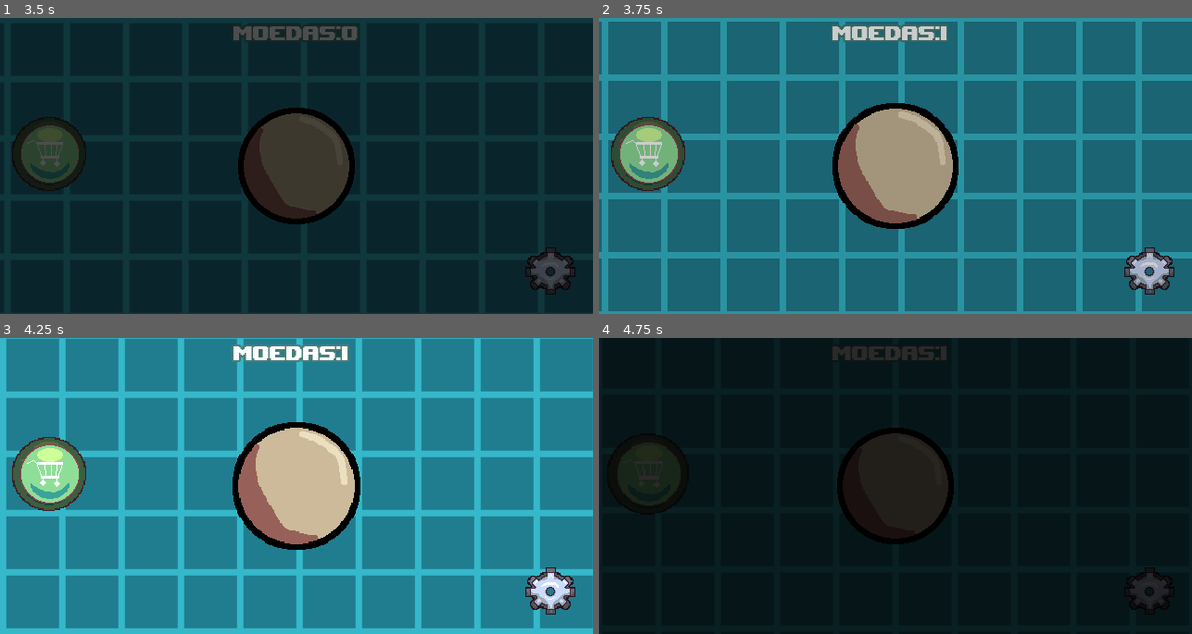
Above: before the commit, frames 1-4 (two rows, left to right).
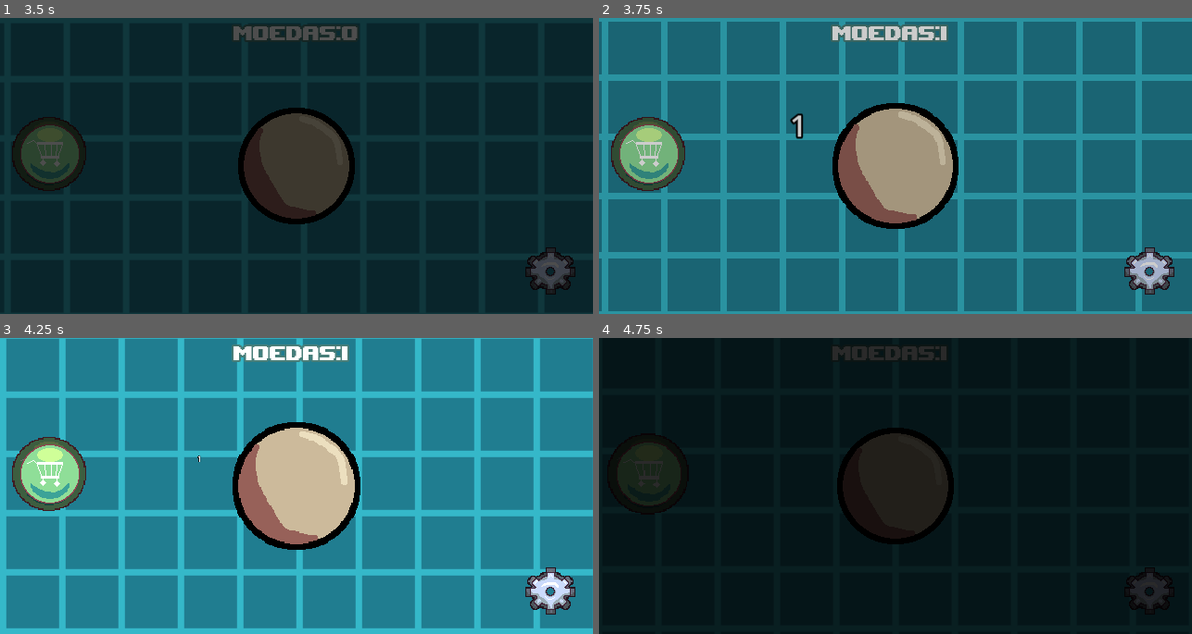
Above: after the commit, the same moments.

Repository: NormyNaoExiste/clicker-remake
Game: Godot game, scene res://Cenas/splash_screen.tscn
The game is run twice, just before and just after one commit, with the same random seed, the same clock (stepped at 60 frames per second) and the same inputs.
Inputs (mouse positions are in pixels of both pictures, inside the frame that each line leads up to):
- Up to frame 1 (3.5 s): move the mouse to (426, 151) at 0.52 s; tap Enter at 1.25 s; move the mouse to (177, 180) at 1.27 s; tap Space at 2 s; move the mouse to (355, 100) at 2.02 s; click "Jogar" at 2.75 s
- Up to frame 2 (3.75 s): click (895, 166) at 3.5 s
- Up to frame 3 (4.25 s): no input
- Up to frame 4 (4.75 s): click (646, 474) at 4.25 s

Frame 1 is identical in both runs. In frame 2, 0.1% of the frame differs, in the area x 32-35%, y 32-41%; in frame 3, less than 0.1%; in frame 4, nothing differs.

Commit message:
Muitas coisas

Diff:
--- /dev/null
+++ b/Cenas/banana.tscn
@@ -0,0 +1,9 @@
+[gd_scene format=3 uid="uid://b1pymtmqyql1b"]
+
+[ext_resource type="Texture2D" uid="uid://c4i2s0d4xu2cv" path="res://Assets/banana.png" id="1_34sqx"]
+
+[node name="Banana" type="Node2D" unique_id=1787389215]
+texture_filter = 1
+
+[node name="Sprite2D" type="Sprite2D" parent="." unique_id=1411340930]
+texture = ExtResource("1_34sqx")
--- a/Cenas/jogo.tscn
+++ b/Cenas/jogo.tscn
@@ -7,6 +7,7 @@
 [ext_resource type="Texture2D" uid="uid://dxnj4xag1srn" path="res://Assets/TiledShaderBG.png" id="2_reiul"]
 [ext_resource type="Script" uid="uid://dvjboovdtakrw" path="res://Scripts/Módulos/TextureButtonModule.gd" id="5_xmmbr"]
 [ext_resource type="FontFile" uid="uid://hovjmv3j7rtg" path="res://Fontes/upheavtt.ttf" id="7_0ekxr"]
+[ext_resource type="Script" uid="uid://dyba67mnupmu3" path="res://Scripts/Sistemas/Orbital.gd" id="7_4aojw"]
 [ext_resource type="PackedScene" uid="uid://bhaxgpb7g1kec" path="res://Cenas/shop_menu.tscn" id="8_p2wm8"]
 [ext_resource type="Script" uid="uid://bs4axo3iyohki" path="res://Scripts/Módulos/ShopUpgradeModule.gd" id="9_r4inx"]
 [ext_resource type="PackedScene" uid="uid://c1d21pv3a3lxf" path="res://Cenas/fade.tscn" id="10_0iqwg"]
@@ -152,6 +153,13 @@
 texture_normal = ExtResource("1_5n27r")
 script = ExtResource("5_xmmbr")
 
+[node name="DisplayNumber" type="Node2D" parent="BotãoPrincipal/Bola" unique_id=357439547]
+position = Vector2(206, 111)
+
+[node name="OrbitalItens" type="Node2D" parent="BotãoPrincipal" unique_id=1257436975]
+position = Vector2(319, 160)
+script = ExtResource("7_4aojw")
+
 [node name="ShopButton" type="TextureButton" parent="." unique_id=1730863142]
 texture_filter = 1
 layout_mode = 1
@@ -413,6 +421,7 @@
 metadata/_edit_use_anchors_ = true
 
 [node name="OptionsScreen" type="Panel" parent="." unique_id=1465400711]
+visible = false
 layout_mode = 1
 anchors_preset = 15
 anchor_right = 1.0
--- a/Cenas/menu_principal.tscn
+++ b/Cenas/menu_principal.tscn
@@ -158,9 +158,22 @@
 label_settings = ExtResource("4_qb56n")
 metadata/_edit_use_anchors_ = true
 
+[node name="TouchScreenButton" type="TouchScreenButton" parent="." unique_id=372900985]
+texture_filter = 1
+position = Vector2(557, 227)
+scale = Vector2(2.59375, 2.9062495)
+texture_normal = ExtResource("9_20nhh")
+texture_pressed = ExtResource("10_hb70r")
+
+[node name="Timer" type="Timer" parent="TouchScreenButton" unique_id=522058032]
+wait_time = 0.5
+
 [node name="Options" parent="." unique_id=1221094280 instance=ExtResource("8_qb56n")]
 visible = false
 layout_mode = 1
+offset_left = -6.1035156e-05
+offset_top = -1.5258789e-05
+offset_right = -6.1035156e-05
 
 [node name="OptionsExit" type="Button" parent="Options" unique_id=1869578060]
 layout_mode = 1
@@ -178,17 +191,7 @@
 text = "resumir"
 metadata/_edit_use_anchors_ = true
 
-[node name="TouchScreenButton" type="TouchScreenButton" parent="." unique_id=372900985]
-texture_filter = 1
-position = Vector2(557, 227)
-scale = Vector2(2.59375, 2.9062495)
-texture_normal = ExtResource("9_20nhh")
-texture_pressed = ExtResource("10_hb70r")
-
-[node name="Timer" type="Timer" parent="TouchScreenButton" unique_id=522058032]
-wait_time = 0.5
-
 [connection signal="pressed" from="VBoxContainer/Quit" to="." method="_on_quit_pressed"]
-[connection signal="pressed" from="Options/OptionsExit" to="." method="_on_options_exit_pressed"]
 [connection signal="pressed" from="TouchScreenButton" to="." method="_on_touch_screen_button_pressed"]
 [connection signal="timeout" from="TouchScreenButton/Timer" to="." method="_on_timer_timeout"]
+[connection signal="pressed" from="Options/OptionsExit" to="." method="_on_options_exit_pressed"]
--- a/Scripts/Principal/Clicker.gd
+++ b/Scripts/Principal/Clicker.gd
@@ -3,6 +3,12 @@
 @onready var moedasLabel: Label = $MoedasLabel
 @onready var shop_menu: Control = $ShopMenu
 @onready var fadeAnim: AnimationPlayer = $Fade/AnimationPlayer
+
+#orbital
+@onready var orbital_itens: Node2D = $BotãoPrincipal/OrbitalItens
+var orb_banana = preload("res://Cenas/banana.tscn")
+
+@onready var display_number: Node2D = $BotãoPrincipal/Bola/DisplayNumber
 
 #shop
 @onready var buy_button: Button = $ShopMenu/ShopUpgradeSlot1/BuyButton
@@ -103,6 +109,8 @@
 				shop_upgrade_slot_1.upgrade_text = str(
 					"Banana está dando: +", ganho, " por clique")
 				shop_upgrade_slot_1.upgrade_price = novo_custo
+				var new_banana = orb_banana.instantiate()
+				orbital_itens.add_child(new_banana)
 
 			1:
 				upgrade_2_level.text = str("LVL: ", upgrade.nivel)
@@ -132,6 +140,7 @@
 
 func _on_bola_pressed() -> void:
 	moedas += ganho_total
+	DisplayNumber.display_numbers(ganho_total, display_number.position)
 
 
 func _on_shop_button_pressed() -> void:
--- /dev/null
+++ b/Scripts/Sistemas/DisplayNumber.gd
@@ -0,0 +1,38 @@
+extends Node
+
+
+func display_numbers(value: int, position: Vector2):
+	var number = Label.new()
+	number.global_position = position
+	number.text = str(value)
+	number.z_index = 5
+	number.label_settings = LabelSettings.new()
+
+	var color = "#FFF"
+	if value == 0:
+		color = "#FFF8"
+
+	number.label_settings.font_color = color
+	number.label_settings.font_size = 32
+	number.label_settings.outline_color = "#000"
+	number.label_settings.outline_size = 8
+
+	call_deferred("add_child", number)
+
+	await number.resized
+	number.pivot_offset = Vector2(number.size / 2)
+
+	var tween = get_tree().create_tween()
+	tween.set_parallel(true)
+	tween.tween_property(
+		number, "position:y", number.position.y - 24, 0.25
+		).set_ease(Tween.EASE_OUT)
+	tween.tween_property(
+		number, "position:y", number.position.y, 0.5
+		).set_ease(Tween.EASE_IN).set_delay(0.25)
+	tween.tween_property(
+		number, "scale", Vector2.ZERO, 0.25
+		).set_ease(Tween.EASE_IN).set_delay(0.5)
+
+	await tween.finished
+	number.queue_free()
--- /dev/null
+++ b/Scripts/Sistemas/Orbital.gd
@@ -0,0 +1,25 @@
+extends Node2D
+
+var angulo:= 0.0
+
+@export var distancia := 120.0
+@export var velocidade := 1.2
+
+
+func _process(delta: float) -> void:
+	angulo += velocidade * delta
+
+	var upgrades := get_children()
+	var quantidade := upgrades.size()
+
+	if quantidade == 0:
+		return
+
+	for i in range(quantidade):
+
+		var angulo_upgrades := angulo + (TAU / quantidade) * i
+
+		upgrades[i].position = Vector2(
+			cos(angulo_upgrades),
+			sin(angulo_upgrades)
+		) * distancia
--- a/project.godot
+++ b/project.godot
@@ -22,6 +22,7 @@
 [autoload]
 
 SaveManager="*uid://r7qljjxil3h4"
+DisplayNumber="*uid://dur4wvdt8kfln"
 
 [display]
 
@@ -29,6 +30,10 @@
 window/size/viewport_height=320
 window/stretch/mode="viewport"
 window/stretch/aspect="expand"
+
+[editor]
+
+movie_writer/movie_file="C:/Users/Lucas/Documents/JogoDoDavizinho/Godot/clicker-remake/videos/debug.avi"
 
 [gui]
 
Not shown, added: Assets/sounds/mixkit-modern-technology-select-3124.wav.import
Not shown, added: Assets/sounds/mixkit-typewriter-soft-click-1125.wav.import
Not shown, added: Builds/HTML/0.1.5e/index.apple-touch-icon.png.import
Not shown, added: Builds/HTML/0.1.5e/index.icon.png.import
Not shown, added: Builds/HTML/0.1.5e/index.png.import
Not shown, added: Scripts/Sistemas/DisplayNumber.gd.uid
Not shown, added: Scripts/Sistemas/Orbital.gd.uid
Not shown, changed: export_presets.cfg
Not shown, added: Assets/sounds/mixkit-modern-technology-select-3124.wav
Not shown, added: Assets/sounds/mixkit-typewriter-soft-click-1125.wav
Not shown, added: Builds/HTML/0.1.5e.zip
Not shown, added: Builds/HTML/0.1.5e/index.apple-touch-icon.png
(and 18 more such lines)
